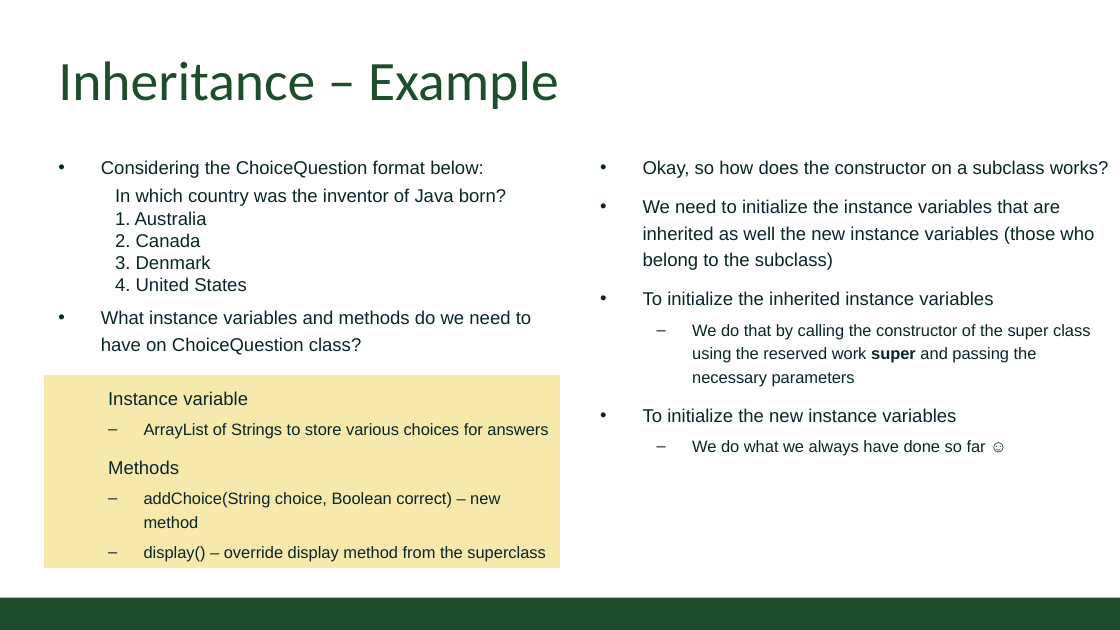
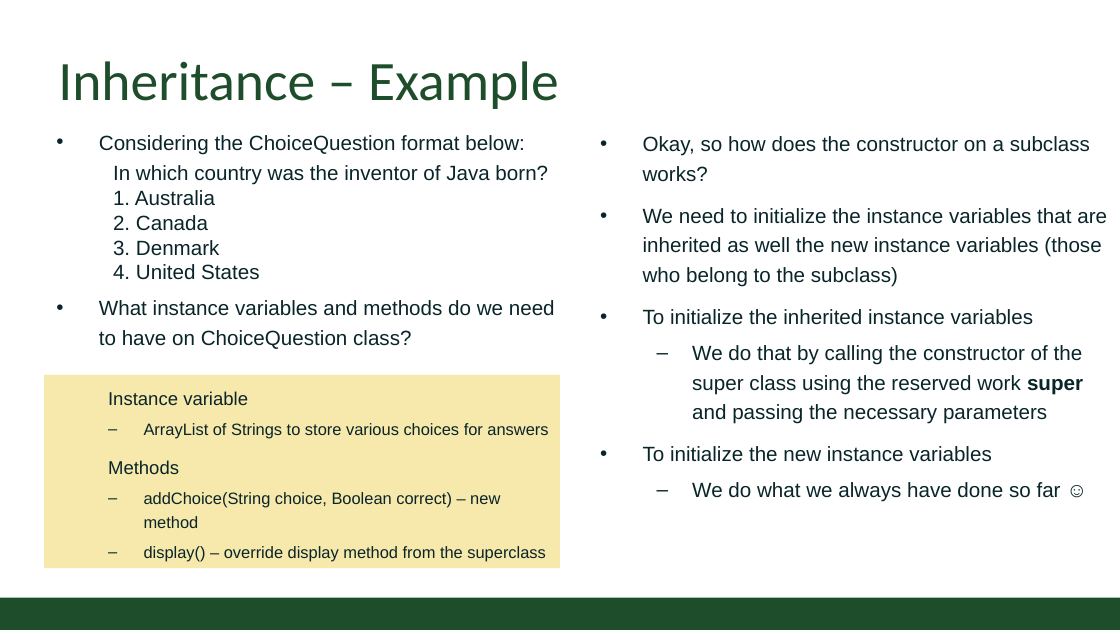
Before and after one commit to CSU-CompSci-CS163-4/Handouts, a slide deck: slide 8 of slides/On-Campus/07_03_Inheritance.pptx. Drawn at 1120x630 pixels with LibreOffice and Linux fonts; fonts in the diff are those of the drawing; background and template pictures are left out. Boxes give left, top, right and bottom in pixels: in the first picture for what was removed or moved away, otherwise in the second. Text is boxed around its words. In the diff, an @@ line names an element or a change of style, - is before the commit and + after.

Commit message:
Inheritance lecture update

```diff
--- a/slides/On-Campus/07_03_Inheritance.pptx
+++ b/slides/On-Campus/07_03_Inheritance.pptx
@@ text "Considering the ChoiceQuestion format below:": place and size @@
-text "Considering the ChoiceQuestion format below:" at [101,160,531,355]
+text "Considering the ChoiceQuestion format below:" at [99,135,555,349]
@@ text "Considering the ChoiceQuestion format below:" at [99,135,555,349]: size 18 to 20 pt @@
@@ text "Okay, so how does the ...": place and size @@
-text "Okay, so how does the ..." at [643,160,1109,456]
+text "Okay, so how does the ..." at [643,136,1107,502]
@@ text "Okay, so how does the ..." at [643,136,1107,502]: size 18 to 20 pt in "Okay, so how does the constructor on ...", "We need to initialize the instance variables ...", "To initialize the inherited instance variables", "To initialize the new instance variables"; size 16 to 20 pt in "We do that by calling the constructor ...", "We do what we always have done ..." @@
```
Also in this commit, not shown: 9 other slides changed, 1 other file.
